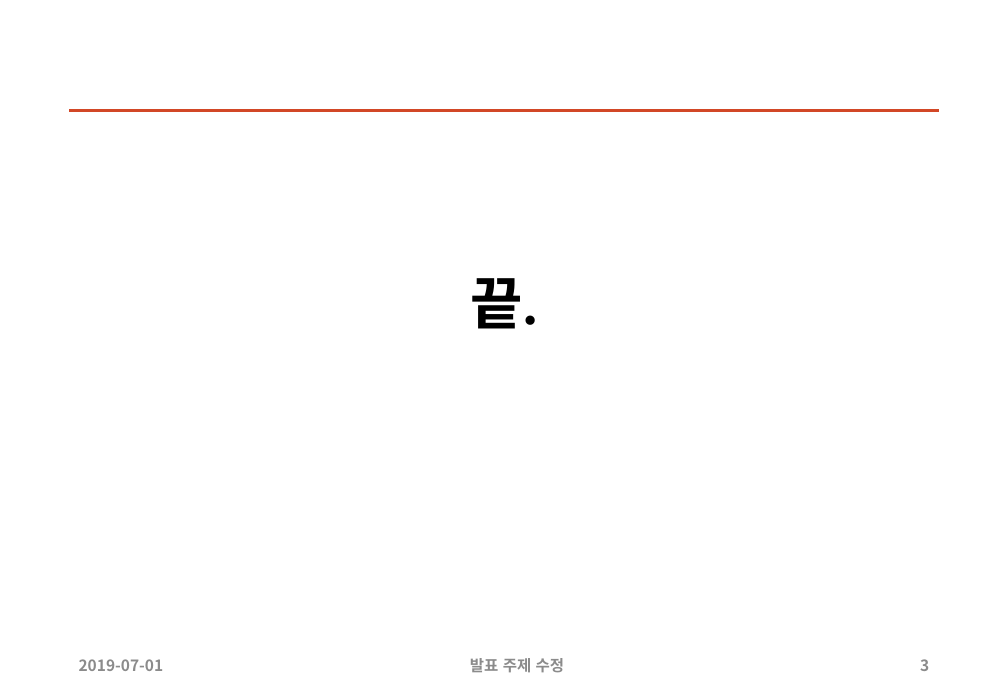
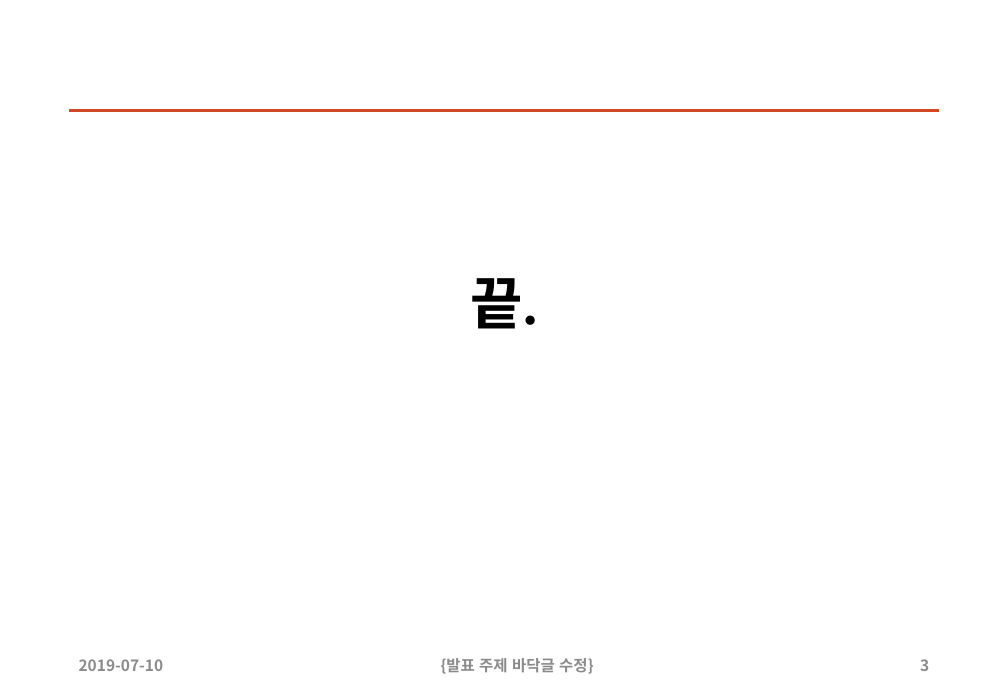
Before and after one commit to sunabove/drone_mentoring, a slide deck: slide 3 of 000 드론 멘토링 문서 템플릿.pptx. Drawn at 1008x698 pixels with LibreOffice and Linux fonts; fonts in the diff are those of the drawing. Boxes give left, top, right and bottom in pixels: in the first picture for what was removed or moved away, otherwise in the second. Text is boxed around its words. In the diff, an @@ line names an element or a change of style, - is before the commit and + after.

```diff
--- a/000 드론 멘토링 문서 템플릿.pptx
+++ b/000 드론 멘토링 문서 템플릿.pptx
@@ text at (79, 659, 164, 671): text changed @@
-2019-07-01
+2019-07-10
@@ text at (441, 658, 594, 674): text changed @@
-발표 주제 수정
+{발표 주제 바닥글 수정}
```
Also in this commit, not shown: 2 other slides changed, 4 other files.
